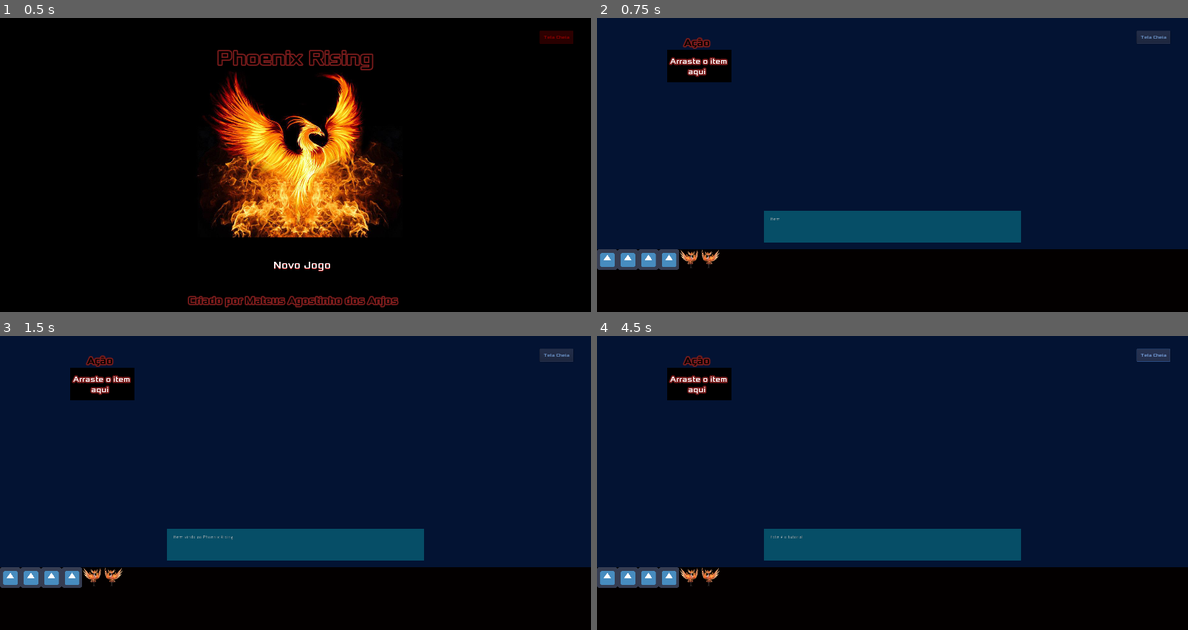
Above: before the commit, frames 1-4 (two rows, left to right).
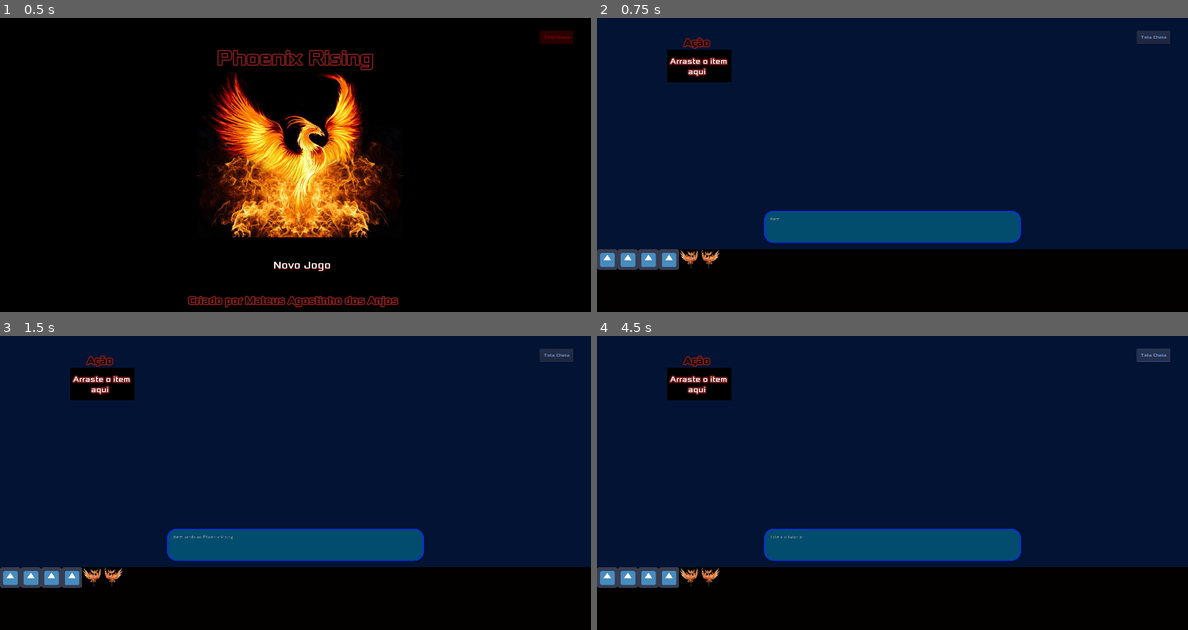
Above: after the commit, the same moments.

Repository: MateusdosAnjos/MAC0499
Game: Godot game, scene res://TelaInicial/TitleScreen.tscn
Same seed, same stepped clock (60 frames per second), same inputs: the game is played once before the commit and once after it.
Inputs (mouse positions are in pixels of both pictures, inside the frame that each line leads up to):
- Up to frame 1 (0.5 s): no input
- Up to frame 2 (0.75 s): click "Novo Jogo" at 0.5 s
- Up to frame 3 (1.5 s): click (295, 544) at 1.25 s, where only the run after the commit has a clickable "Bem vindo ao Phoenix Rising."
- Up to frame 4 (4.5 s): click "Novo Jogo" at 2 s; click (892, 544) at 2.75 s, where only the run after the commit has a clickable "Este é o tutorial."; click "Novo Jogo" at 3.5 s; click "Tela Cheia" at 4.25 s

Frame 1 is identical in both runs. In frame 2, 0.5% of the frame differs, in the area x 28-72%, y 65-77%; in frame 3, 0.5%; in frame 4, 0.5%.

Commit message:
Adicionado botão para texto do tutorial

Diff:
--- a/Phoenix Rising/Tutorial/DialogBox.tscn
+++ b/Phoenix Rising/Tutorial/DialogBox.tscn
@@ -1,13 +1,51 @@
-[gd_scene load_steps=2 format=2]
+[gd_scene load_steps=5 format=2]
 
 [ext_resource path="res://Tutorial/DialogBox.gd" type="Script" id=1]
 
-[node name="DialogBox" type="ColorRect"]
+[sub_resource type="StyleBoxFlat" id=1]
+bg_color = Color( 0.0745098, 0.384314, 0.517647, 1 )
+border_width_left = 4
+border_width_top = 4
+border_width_right = 4
+border_width_bottom = 4
+border_color = Color( 0.0352941, 0.184314, 0.862745, 1 )
+corner_radius_top_left = 30
+corner_radius_top_right = 30
+corner_radius_bottom_right = 30
+corner_radius_bottom_left = 30
+
+[sub_resource type="StyleBoxFlat" id=2]
+bg_color = Color( 0, 0.258824, 0.372549, 1 )
+border_width_left = 4
+border_width_top = 4
+border_width_right = 4
+border_width_bottom = 4
+border_color = Color( 0.0352941, 0.184314, 0.862745, 1 )
+corner_radius_top_left = 30
+corner_radius_top_right = 30
+corner_radius_bottom_right = 30
+corner_radius_bottom_left = 30
+
+[sub_resource type="StyleBoxFlat" id=3]
+bg_color = Color( 0.00784314, 0.298039, 0.427451, 1 )
+border_width_left = 4
+border_width_top = 4
+border_width_right = 4
+border_width_bottom = 4
+border_color = Color( 0.0352941, 0.184314, 0.862745, 1 )
+corner_radius_top_left = 30
+corner_radius_top_right = 30
+corner_radius_bottom_right = 30
+corner_radius_bottom_left = 30
+
+[node name="DialogBox" type="Button"]
 margin_left = 520.0
 margin_top = 600.0
 margin_right = 1320.0
 margin_bottom = 700.0
-color = Color( 0.0235294, 0.305882, 0.403922, 1 )
+custom_styles/hover = SubResource( 1 )
+custom_styles/pressed = SubResource( 2 )
+custom_styles/normal = SubResource( 3 )
 
 [node name="RichTextLabel" type="RichTextLabel" parent="."]
 margin_left = 20.0
